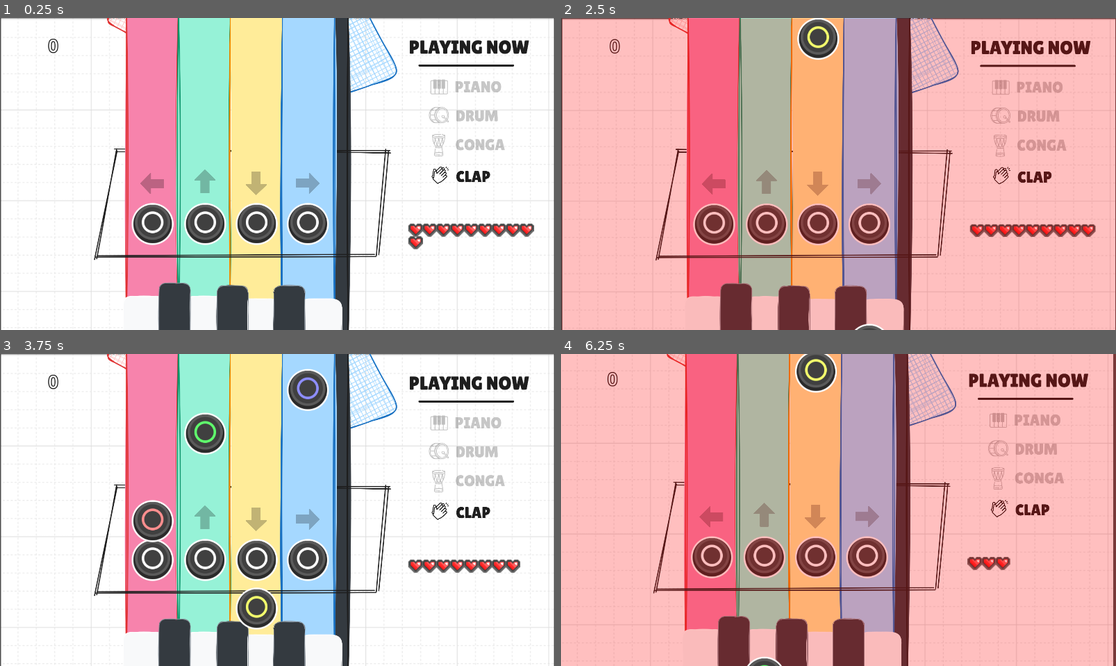
Above: before the commit, frames 1-4 (two rows, left to right).
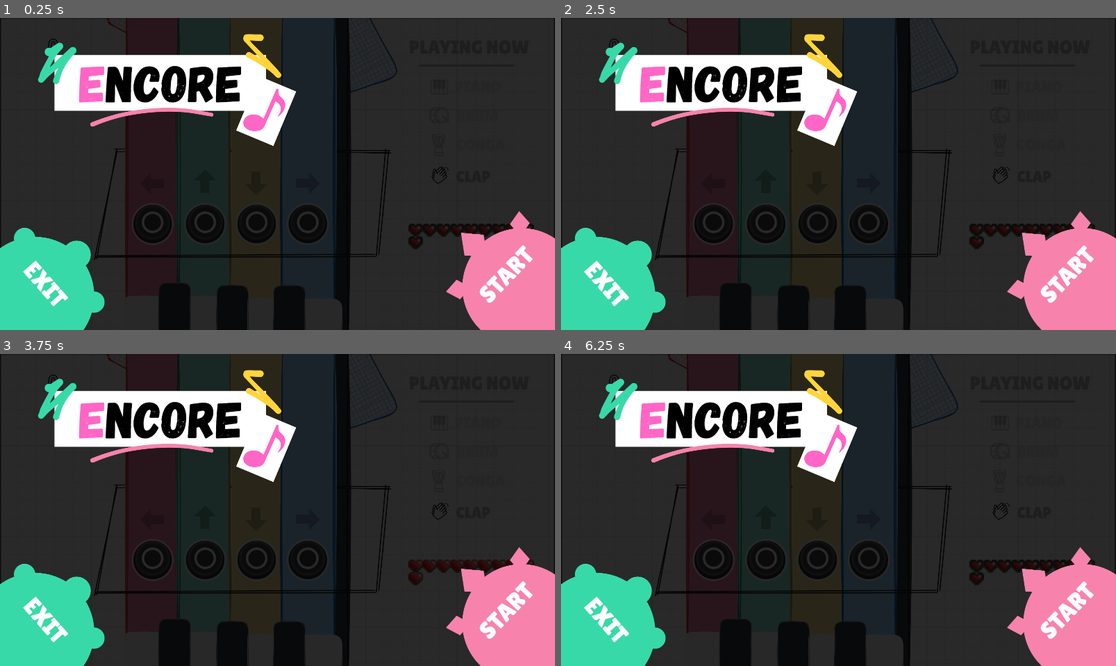
Above: after the commit, the same moments.

Repository: luiz-couto/encore
Game: Godot game, scene res://scenes/game.tscn
The game is run twice, just before and just after one commit, with the same random seed, the same clock (stepped at 60 frames per second) and the same inputs.
Inputs (mouse positions are in pixels of both pictures, inside the frame that each line leads up to):
- Up to frame 1 (0.25 s): no input
- Up to frame 2 (2.5 s): move the mouse to (960, 158) at 0.52 s; click (960, 158) at 0.67 s; move the mouse to (727, 189) at 1.27 s; click (727, 189) at 1.42 s; move the mouse to (894, 105) at 2.02 s; click (894, 105) at 2.17 s
- Up to frame 3 (3.75 s): move the mouse to (249, 572) at 2.77 s; click (249, 572) at 2.92 s; move the mouse to (444, 556) at 3.52 s; click (444, 556) at 3.67 s
- Up to frame 4 (6.25 s): move the mouse to (672, 463) at 4.27 s; click (672, 463) at 4.42 s; move the mouse to (866, 510) at 5.02 s; click (866, 510) at 5.17 s; move the mouse to (755, 432) at 5.77 s; click (755, 432) at 5.92 s

The runs differ from the first frame. In frame 1, 97% of the frame differs, in the area x 0-100%, y 0-100%; in frame 2, 100%; in frame 3, 97%; in frame 4, 100%.

Commit message:
start menu

Diff:
--- a/encore/scenes/game.tscn
+++ b/encore/scenes/game.tscn
@@ -30,6 +30,7 @@
 [ext_resource type="Texture2D" uid="uid://b7jni3tj2p2ov" path="res://assets/icons/conga-icon.png" id="27_sgl2t"]
 [ext_resource type="Texture2D" uid="uid://dj85c1lfox5gx" path="res://assets/icons/playing-now.png" id="29_suyxu"]
 [ext_resource type="PackedScene" uid="uid://bt5ngm6vw1rol" path="res://scenes/game_over.tscn" id="30_sgl2t"]
+[ext_resource type="PackedScene" uid="uid://dddgokkr6rjqm" path="res://scenes/main_menu.tscn" id="31_qouja"]
 
 [sub_resource type="AudioStreamWAV" id="AudioStreamWAV_ssvqc"]
 data = PackedByteArray("cW9hZgAACFwBAKxECFwDcAAAAAAAAAAAAAAAAOAAQADymAwE0aDE5/Grz/2LD/zF/bh+54tWG7jwZYTqD/Edp/4kvoU1rZQ …(1091 unchanged characters)…
@@ -271,6 +272,12 @@
 mouse_filter = 2
 color = Color(0, 0, 0, 0.827451)
 
+[node name="DimOverlay2" type="ColorRect" parent="." unique_id=1082682203]
+offset_right = 1926.0
+offset_bottom = 1282.0
+mouse_filter = 2
+color = Color(0, 0, 0, 0.0627451)
+
 [node name="PianoIcon" type="Sprite2D" parent="." unique_id=440615939]
 position = Vector2(1612, 238)
 scale = Vector2(0.5, 0.5)
@@ -297,6 +304,7 @@
 texture = ExtResource("29_suyxu")
 
 [node name="GridContainer" type="GridContainer" parent="." unique_id=1036715254]
+z_index = -1
 offset_left = 1411.0
 offset_top = 709.0
 offset_right = 1846.0
@@ -343,6 +351,11 @@
 [node name="GameOver" parent="." unique_id=589838554 instance=ExtResource("30_sgl2t")]
 visible = false
 position = Vector2(54, -14)
+
+[node name="MainMenu" parent="." unique_id=1625919702 instance=ExtResource("31_qouja")]
+visible = false
+position = Vector2(19.999996, -1.9073486e-06)
+scale = Vector2(0.8, 0.8)
 
 [connection signal="ready" from="." to="." method="_on_ready"]
 [connection signal="timeout" from="Timer" to="." method="_on_timer_timeout"]
--- a/encore/scenes/game_over.tscn
+++ b/encore/scenes/game_over.tscn
@@ -3,19 +3,15 @@
 [ext_resource type="Script" uid="uid://dmkm7pktttkh6" path="res://scripts/game_over.gd" id="1_wqhvx"]
 [ext_resource type="Texture2D" uid="uid://cu3f2qawmpt0v" path="res://assets/board/game-over-menu.png" id="1_xeevv"]
 [ext_resource type="FontFile" uid="uid://o7n5xnnd4w71" path="res://assets/fonts/HeartbitXX2Px.ttf" id="3_tbwuq"]
-[ext_resource type="Texture2D" uid="uid://cwgxhxp8ci355" path="res://assets/board/try-again-button.png" id="4_7m3ot"]
-[ext_resource type="Texture2D" uid="uid://huwfn57l3cjk" path="res://assets/board/back-to-menu-button.png" id="5_v3hpu"]
+[ext_resource type="Texture2D" uid="uid://qeni4yjc61hp" path="res://assets/board/back-to-menu-icon.png" id="4_racf3"]
 
 [sub_resource type="LabelSettings" id="LabelSettings_racf3"]
 font = ExtResource("3_tbwuq")
 font_size = 80
 outline_color = Color(0, 0, 0, 1)
 
-[sub_resource type="RectangleShape2D" id="RectangleShape2D_7m3ot"]
-size = Vector2(526.55853, 177.72713)
-
-[sub_resource type="RectangleShape2D" id="RectangleShape2D_v3hpu"]
-size = Vector2(654.52466, 177.70403)
+[sub_resource type="CircleShape2D" id="CircleShape2D_7m3ot"]
+radius = 543.35547
 
 [node name="GameOver" type="Node2D" unique_id=589838554]
 script = ExtResource("1_wqhvx")
@@ -46,33 +42,17 @@
 label_settings = SubResource("LabelSettings_racf3")
 vertical_alignment = 1
 
-[node name="TryAgainButton" type="Sprite2D" parent="." unique_id=1526204075]
-position = Vector2(1228.0001, 716)
-scale = Vector2(0.90588236, 0.90588236)
-texture = ExtResource("4_7m3ot")
+[node name="BackToMenuIcon" type="Sprite2D" parent="." unique_id=876934189]
+position = Vector2(1206.0001, 658.00006)
+scale = Vector2(0.36742425, 0.36742422)
+texture = ExtResource("4_racf3")
 
-[node name="Area2D" type="Area2D" parent="TryAgainButton" unique_id=1404879644]
+[node name="Area2D" type="Area2D" parent="BackToMenuIcon" unique_id=1758272644]
 
-[node name="CollisionShape2D" type="CollisionShape2D" parent="TryAgainButton/Area2D" unique_id=1572284717]
-position = Vector2(2.7592773, -1.6557007)
-scale = Vector2(0.9999996, 0.9999996)
-shape = SubResource("RectangleShape2D_7m3ot")
+[node name="CollisionShape2D" type="CollisionShape2D" parent="BackToMenuIcon/Area2D" unique_id=1458591121]
+position = Vector2(119.75223, 152.4122)
+shape = SubResource("CircleShape2D_7m3ot")
 
-[node name="BackToMenuButton" type="Sprite2D" parent="." unique_id=744222376]
-position = Vector2(646, 711)
-scale = Vector2(0.906, 0.906)
-texture = ExtResource("5_v3hpu")
-
-[node name="Area2D" type="Area2D" parent="BackToMenuButton" unique_id=479082029]
-
-[node name="CollisionShape2D" type="CollisionShape2D" parent="BackToMenuButton/Area2D" unique_id=2106102649]
-position = Vector2(1.6555786, 2.7593994)
-scale = Vector2(1.0000013, 1.0000013)
-shape = SubResource("RectangleShape2D_v3hpu")
-
-[connection signal="input_event" from="TryAgainButton/Area2D" to="." method="_on_try_again_area_2d_input_event"]
-[connection signal="mouse_entered" from="TryAgainButton/Area2D" to="." method="_on_try_again_area_2d_mouse_entered"]
-[connection signal="mouse_exited" from="TryAgainButton/Area2D" to="." method="_on_try_again_area_2d_mouse_exited"]
-[connection signal="input_event" from="BackToMenuButton/Area2D" to="." method="_on_back_to_menu_area_2d_input_event"]
-[connection signal="mouse_entered" from="BackToMenuButton/Area2D" to="." method="_on_back_to_menu_area_2d_mouse_entered"]
-[connection signal="mouse_exited" from="BackToMenuButton/Area2D" to="." method="_on_back_to_menu_area_2d_mouse_exited"]
+[connection signal="input_event" from="BackToMenuIcon/Area2D" to="." method="_on_back_to_menu_area_2d_input_event"]
+[connection signal="mouse_entered" from="BackToMenuIcon/Area2D" to="." method="_on_back_to_menu_area_2d_mouse_entered"]
+[connection signal="mouse_exited" from="BackToMenuIcon/Area2D" to="." method="_on_back_to_menu_area_2d_mouse_exited"]
--- /dev/null
+++ b/encore/scenes/main_menu.tscn
@@ -0,0 +1,50 @@
+[gd_scene format=3 uid="uid://dddgokkr6rjqm"]
+
+[ext_resource type="Script" uid="uid://bwoc7re54eayx" path="res://scripts/main_menu.gd" id="1_wu84c"]
+[ext_resource type="Texture2D" uid="uid://bkp6rjjlrgpfu" path="res://assets/board/title.png" id="2_bqqt6"]
+[ext_resource type="Texture2D" uid="uid://dgk2j5n02cb4d" path="res://assets/board/start-icon-3.png" id="2_ekxnf"]
+[ext_resource type="Texture2D" uid="uid://b3w48f85dkkt1" path="res://assets/board/exit-button-2.png" id="3_bqqt6"]
+
+[sub_resource type="CircleShape2D" id="CircleShape2D_bqqt6"]
+radius = 646.29065
+
+[sub_resource type="CircleShape2D" id="CircleShape2D_wu84c"]
+radius = 607.5108
+
+[node name="MainMenu" type="Node2D" unique_id=1625919702]
+script = ExtResource("1_wu84c")
+
+[node name="Title" type="Sprite2D" parent="." unique_id=688884308]
+position = Vector2(704, 317)
+scale = Vector2(0.7459259, 0.7459259)
+texture = ExtResource("2_bqqt6")
+
+[node name="StartIcon3" type="Sprite2D" parent="." unique_id=693441510]
+position = Vector2(2190, 1132.6208)
+rotation = -0.12217305
+scale = Vector2(0.4959117, 0.49489966)
+texture = ExtResource("2_ekxnf")
+
+[node name="Area2D" type="Area2D" parent="StartIcon3" unique_id=1006784897]
+
+[node name="CollisionShape2D" type="CollisionShape2D" parent="StartIcon3/Area2D" unique_id=242285886]
+position = Vector2(38.461487, 17.71872)
+shape = SubResource("CircleShape2D_bqqt6")
+
+[node name="ExitButton2" type="Sprite2D" parent="." unique_id=1942476761]
+position = Vector2(152, 1186.9999)
+rotation = 0.08726646
+scale = Vector2(0.496, 0.496)
+texture = ExtResource("3_bqqt6")
+
+[node name="Area2D" type="Area2D" parent="ExitButton2" unique_id=1759422782]
+
+[node name="CollisionShape2D" type="CollisionShape2D" parent="ExitButton2/Area2D" unique_id=1765036439]
+shape = SubResource("CircleShape2D_wu84c")
+
+[connection signal="input_event" from="StartIcon3/Area2D" to="." method="_on_start_icon_area_2d_input_event"]
+[connection signal="mouse_entered" from="StartIcon3/Area2D" to="." method="_on_start_icon_area_2d_mouse_entered"]
+[connection signal="mouse_exited" from="StartIcon3/Area2D" to="." method="_on_start_icon_area_2d_mouse_exited"]
+[connection signal="input_event" from="ExitButton2/Area2D" to="." method="_on_exit_area_2d_input_event"]
+[connection signal="mouse_entered" from="ExitButton2/Area2D" to="." method="_on_exit_area_2d_mouse_entered"]
+[connection signal="mouse_exited" from="ExitButton2/Area2D" to="." method="_on_exit_area_2d_mouse_exited"]
--- a/encore/scripts/game.gd
+++ b/encore/scripts/game.gd
@@ -120,6 +120,17 @@
 	$GameOver.visible = true
 	$DimOverlay.visible = true
 
+func _show_main_menu() -> void:
+	_set_paused(true)
+	$DimOverlay.visible = true
+	$MainMenu.visible = true
+
+func _hide_main_menu() -> void:
+	$MainMenu.visible = false
+	$DimOverlay.visible = false
+	_set_paused(false)
+
+
 func _play_flash(alpha: float, duration: float) -> void:
 	var flash = $DamageFlash
 	flash.color.a = alpha
@@ -259,3 +270,6 @@
 	AudioServer.add_bus_effect(AudioServer.get_bus_index("Master"), _lowPassFilter)
 	_sync_player_controlled_instruments()
 	_rebuild_hearts.call_deferred()
+	$MainMenu.started.connect(_hide_main_menu)
+	_show_main_menu()
+	get_viewport().physics_object_picking = true
--- a/encore/scripts/game_over.gd
+++ b/encore/scripts/game_over.gd
@@ -1,10 +1,15 @@
 extends Node2D
 
-var _tryAgainTween: Tween = null
+const HOVER_SCALE_MULTIPLIER: float = 1.15
+const HOVER_BRIGHTNESS: float = 1.4
+const HOVER_DURATION: float = 0.1
+
 var _backToMenuTween: Tween = null
+var _originalScale: Vector2
 
-const HOVER_ALPHA: float = 0.65
-const HOVER_DURATION: float = 0.1
+func _ready() -> void:
+	get_viewport().physics_object_picking = true
+	_originalScale = $BackToMenuIcon.scale
 
 func show_results(score: int, time_seconds: float) -> void:
 	$FinalScoreLabel.text = str(score)
@@ -16,38 +21,26 @@
 func _process(_delta: float) -> void:
 	pass
 
-func _on_try_again_area_2d_mouse_entered() -> void:
-	if _tryAgainTween:
-		_tryAgainTween.kill()
-	_tryAgainTween = create_tween()
-	_tryAgainTween.tween_property($TryAgainButton, "modulate:a", HOVER_ALPHA, HOVER_DURATION)
+func _on_back_to_menu_area_2d_mouse_entered() -> void:
+	DisplayServer.cursor_set_shape(DisplayServer.CURSOR_POINTING_HAND)
+	if _backToMenuTween:
+		_backToMenuTween.kill()
+	_backToMenuTween = create_tween().set_parallel(true)
+	_backToMenuTween.tween_property($BackToMenuIcon, "scale", _originalScale * HOVER_SCALE_MULTIPLIER, HOVER_DURATION)
+	_backToMenuTween.tween_property($BackToMenuIcon, "modulate", Color(HOVER_BRIGHTNESS, HOVER_BRIGHTNESS, HOVER_BRIGHTNESS), HOVER_DURATION)
 
-func _on_try_again_area_2d_mouse_exited() -> void:
-	if _tryAgainTween:
-		_tryAgainTween.kill()
-	_tryAgainTween = create_tween()
-	_tryAgainTween.tween_property($TryAgainButton, "modulate:a", 1.0, HOVER_DURATION)
+func _on_back_to_menu_area_2d_mouse_exited() -> void:
+	DisplayServer.cursor_set_shape(DisplayServer.CURSOR_ARROW)
+	if _backToMenuTween:
+		_backToMenuTween.kill()
+	_backToMenuTween = create_tween().set_parallel(true)
+	_backToMenuTween.tween_property($BackToMenuIcon, "scale", _originalScale, HOVER_DURATION)
+	_backToMenuTween.tween_property($BackToMenuIcon, "modulate", Color(1.0, 1.0, 1.0), HOVER_DURATION)
 
-func _on_try_again_area_2d_input_event(_viewport: Node, event: InputEvent, _shape_idx: int) -> void:
+func _on_back_to_menu_area_2d_input_event(_viewport: Node, event: InputEvent, _shape_idx: int) -> void:
 	if event is InputEventMouseButton and event.pressed:
 		_cleanup_master_lowpass()
 		get_tree().reload_current_scene()
-
-func _on_back_to_menu_area_2d_mouse_entered() -> void:
-	if _backToMenuTween:
-		_backToMenuTween.kill()
-	_backToMenuTween = create_tween()
-	_backToMenuTween.tween_property($BackToMenuButton, "modulate:a", HOVER_ALPHA, HOVER_DURATION)
-
-func _on_back_to_menu_area_2d_mouse_exited() -> void:
-	if _backToMenuTween:
-		_backToMenuTween.kill()
-	_backToMenuTween = create_tween()
-	_backToMenuTween.tween_property($BackToMenuButton, "modulate:a", 1.0, HOVER_DURATION)
-
-func _on_back_to_menu_area_2d_input_event(_viewport: Node, event: InputEvent, _shape_idx: int) -> void:
-	if event is InputEventMouseButton and event.pressed:
-		pass
 
 func _cleanup_master_lowpass() -> void:
 	var master_idx = AudioServer.get_bus_index("Master")
--- /dev/null
+++ b/encore/scripts/main_menu.gd
@@ -0,0 +1,59 @@
+extends Node2D
+
+signal started()
+
+const HOVER_SCALE_MULTIPLIER: float = 1.15
+const HOVER_BRIGHTNESS: float = 1.4
+const HOVER_DURATION: float = 0.1
+
+var _startTween: Tween = null
+var _exitTween: Tween = null
+var _startOriginalScale: Vector2
+var _exitOriginalScale: Vector2
+
+func _ready() -> void:
+	_startOriginalScale = $StartIcon3.scale
+	_exitOriginalScale = $ExitButton2.scale
+
+func _process(_delta: float) -> void:
+	pass
+
+func _on_start_icon_area_2d_mouse_entered() -> void:
+	DisplayServer.cursor_set_shape(DisplayServer.CURSOR_POINTING_HAND)
+	if _startTween:
+		_startTween.kill()
+	_startTween = create_tween().set_parallel(true)
+	_startTween.tween_property($StartIcon3, "scale", _startOriginalScale * HOVER_SCALE_MULTIPLIER, HOVER_DURATION)
+	_startTween.tween_property($StartIcon3, "modulate", Color(HOVER_BRIGHTNESS, HOVER_BRIGHTNESS, HOVER_BRIGHTNESS), HOVER_DURATION)
+
+func _on_start_icon_area_2d_mouse_exited() -> void:
+	DisplayServer.cursor_set_shape(DisplayServer.CURSOR_ARROW)
+	if _startTween:
+		_startTween.kill()
+	_startTween = create_tween().set_parallel(true)
+	_startTween.tween_property($StartIcon3, "scale", _startOriginalScale, HOVER_DURATION)
+	_startTween.tween_property($StartIcon3, "modulate", Color(1.0, 1.0, 1.0), HOVER_DURATION)
+
+func _on_start_icon_area_2d_input_event(_viewport: Node, event: InputEvent, _shape_idx: int) -> void:
+	if event is InputEventMouseButton and event.pressed:
+		started.emit()
+
+func _on_exit_area_2d_mouse_entered() -> void:
+	DisplayServer.cursor_set_shape(DisplayServer.CURSOR_POINTING_HAND)
+	if _exitTween:
+		_exitTween.kill()
+	_exitTween = create_tween().set_parallel(true)
+	_exitTween.tween_property($ExitButton2, "scale", _exitOriginalScale * HOVER_SCALE_MULTIPLIER, HOVER_DURATION)
+	_exitTween.tween_property($ExitButton2, "modulate", Color(HOVER_BRIGHTNESS, HOVER_BRIGHTNESS, HOVER_BRIGHTNESS), HOVER_DURATION)
+
+func _on_exit_area_2d_mouse_exited() -> void:
+	DisplayServer.cursor_set_shape(DisplayServer.CURSOR_ARROW)
+	if _exitTween:
+		_exitTween.kill()
+	_exitTween = create_tween().set_parallel(true)
+	_exitTween.tween_property($ExitButton2, "scale", _exitOriginalScale, HOVER_DURATION)
+	_exitTween.tween_property($ExitButton2, "modulate", Color(1.0, 1.0, 1.0), HOVER_DURATION)
+
+func _on_exit_area_2d_input_event(_viewport: Node, event: InputEvent, _shape_idx: int) -> void:
+	if event is InputEventMouseButton and event.pressed:
+		get_tree().quit()
Binary file added: encore/assets/board/back-to-menu-icon.png
Not shown, added: encore/assets/board/back-to-menu-icon.png.import
Binary file added: encore/assets/board/exit-button-2.png
Not shown, added: encore/assets/board/exit-button-2.png.import
Binary file added: encore/assets/board/exit-button.png
Not shown, added: encore/assets/board/exit-button.png.import
Binary file added: encore/assets/board/start-button-2.png
Not shown, added: encore/assets/board/start-button-2.png.import
Binary file added: encore/assets/board/start-button.png
Not shown, added: encore/assets/board/start-button.png.import
Binary file added: encore/assets/board/start-icon-3.png
Not shown, added: encore/assets/board/start-icon-3.png.import
(and 3 more such lines)
